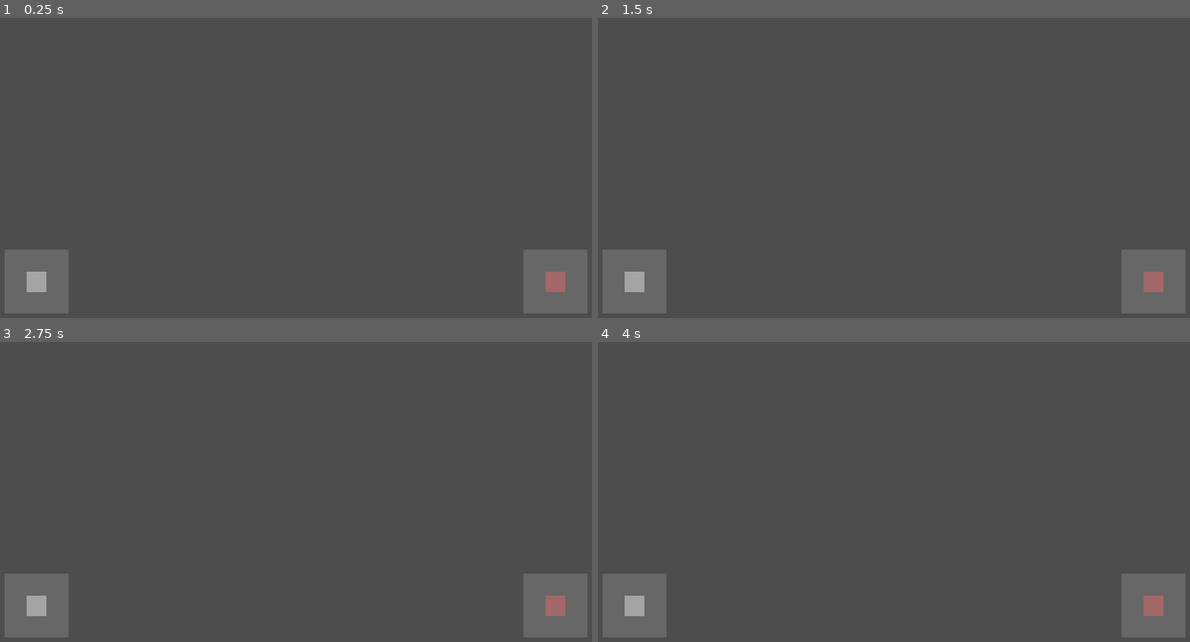
Above: before the commit, frames 1-4 (two rows, left to right).
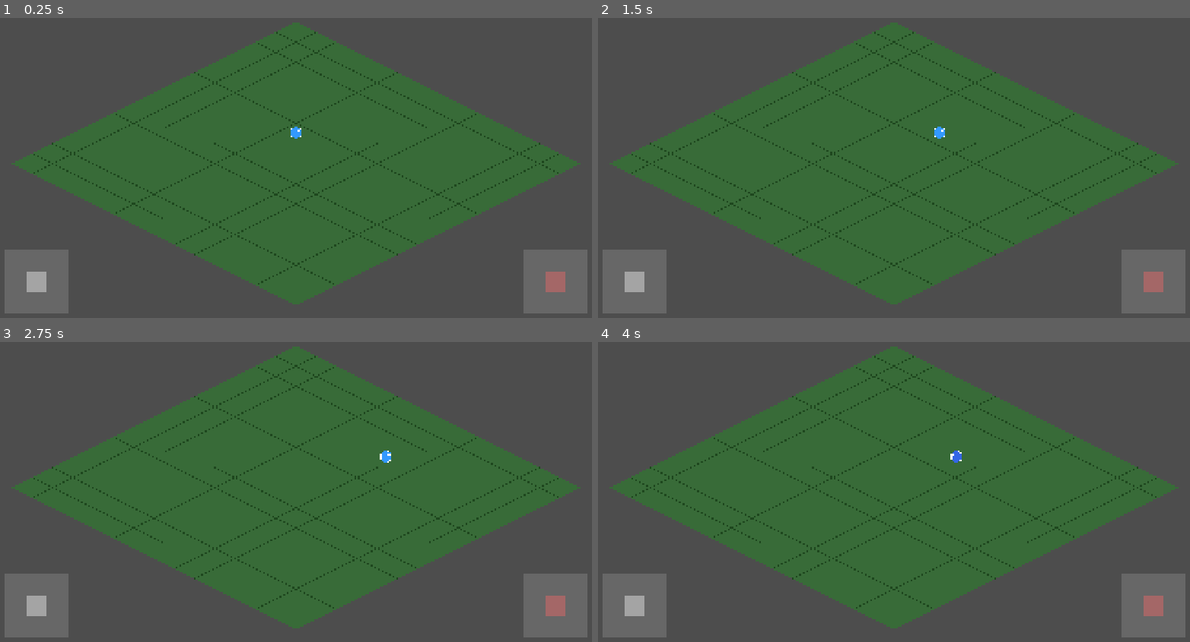
Above: after the commit, the same moments.

Repository: arasef2012/IsoGamePOC
Game: Godot game, scene res://scenes/Main.tscn
The game is run twice, just before and just after one commit, with the same random seed, the same clock (stepped at 60 frames per second) and the same inputs.
Inputs (mouse positions are in pixels of both pictures, inside the frame that each line leads up to):
- Up to frame 1 (0.25 s): no input
- Up to frame 2 (1.5 s): tap Enter at 0.5 s; move the mouse to (1030, 138) at 0.52 s; hold D (move_right) 0.53-1.25 s; click (1030, 138) at 0.67 s; drag from (769, 174) to (864, 225) at 1.27 s
- Up to frame 3 (2.75 s): tap Space at 2 s; move the mouse to (355, 405) at 2.02 s; hold D (move_right) from 2.03 s (still down)
- Up to frame 4 (4 s): release D (move_right) at 2.75 s; drag from (864, 549) to (710, 429) at 2.77 s; tap Enter at 3.5 s; move the mouse to (1077, 531) at 3.52 s; hold A (move_left) from 3.53 s (still down)

The runs differ from the first frame. In frame 1, 45% of the frame differs, in the area x 1-99%, y 1-96%; in frame 2, 45%; in frame 3, 45%; in frame 4, 45%.
Error before the commit: Parse Error: Invalid argument for "draw_colored_polygon()" function: argument 2 should be "Color" but is "PackedColorArray". (res://scripts/Player.gd:26)

Commit message:
Fix draw_colored_polygon: pass Color directly, not PackedColorArray
Co-Authored-By: Claude Sonnet 4.6 <noreply@anthropic.com>

Diff:
--- a/scripts/IsoGround.gd
+++ b/scripts/IsoGround.gd
@@ -27,7 +27,7 @@
 		Vector2(c.x,      c.y + hh),  # bottom
 		Vector2(c.x - hw, c.y),        # left
 	])
-	draw_colored_polygon(pts, PackedColorArray([tile_color]))
+	draw_colored_polygon(pts, tile_color)
 	draw_polyline(
 		PackedVector2Array([pts[0], pts[1], pts[2], pts[3], pts[0]]),
 		border_color, 1.0
--- a/scripts/Player.gd
+++ b/scripts/Player.gd
@@ -23,7 +23,7 @@
 		Vector2(-16, -12),
 	])
 	var fill := Color(0.2, 0.6, 1.0) if _facing_right else Color(0.2, 0.4, 0.9)
-	draw_colored_polygon(body, PackedColorArray([fill]))
+	draw_colored_polygon(body, fill)
 	draw_polyline(
 		PackedVector2Array([body[0], body[1], body[2], body[3], body[4], body[5], body[0]]),
 		Color.WHITE, 1.5
